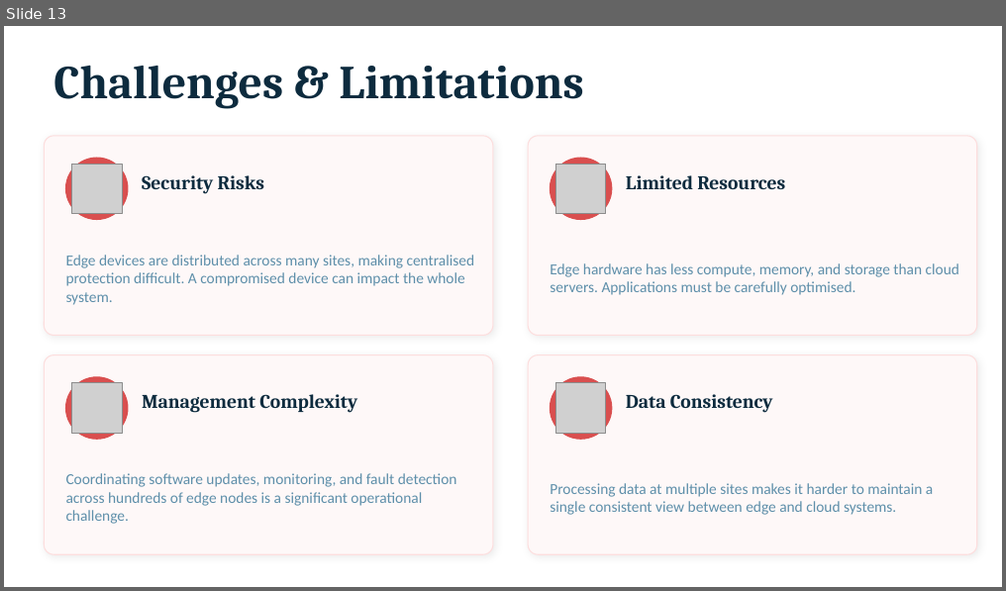
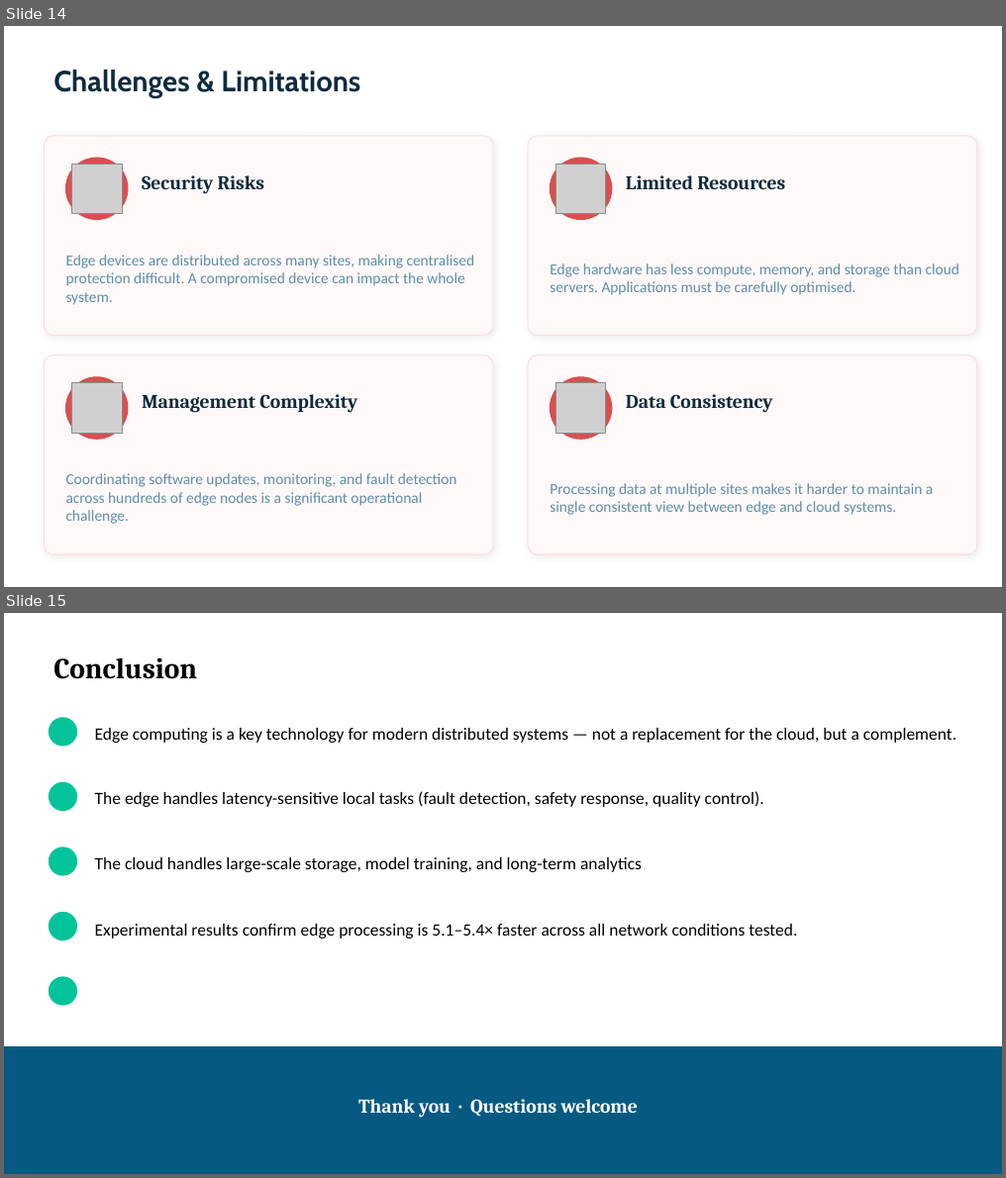
Before and after one commit to sohan2961/SS2026_ICS_Team_A5, a slide deck: Presentation/Edge_Computing_in_Industrial_Communication.pptx. Shown one above the other, each under a label of ours: slide 13 before the commit, slides 14 and 15 after it. The pictures are 1006x591 and 1006x1178 pixels, drawn with LibreOffice and Linux fonts; fonts in the diff are those of the drawing; grey boxes stand for pictures. Boxes give left, top, right and bottom in pixels: in the first picture for what was removed or moved away, otherwise in the second. Text is boxed around its words. In the diff, an @@ line names an element or a change of style, - is before the commit and + after.

Commit message:
Update Edge Computing PPTX

```diff
--- a/Presentation/Edge_Computing_in_Industrial_Communication.pptx
+++ b/Presentation/Edge_Computing_in_Industrial_Communication.pptx
@@ slide 15 added at [4,613,1002,1174], background #FFFFFF @@
@@ text added at [54,658,197,679], 28 pt, text #000000, bold @@
+Conclusion
@@ ellipse added at [49,718,76,746], fill #02C39A, outline #02C39A 1 pt @@
@@ text added at [95,728,956,743], 16.7 pt, text #000000 @@
+Edge computing is a key technology for modern distributed systems — not a replacement for the cloud, but a complement.
@@ ellipse added at [49,783,76,811], fill #02C39A, outline #02C39A 1 pt @@
@@ text added at [95,791,764,807], 16.7 pt, text #000000 @@
+The edge handles latency-sensitive local tasks (fault detection, safety response, quality control).
@@ ellipse added at [49,848,76,875], fill #02C39A, outline #02C39A 1 pt @@
@@ text added at [95,858,647,872], 16.7 pt, text #000000 @@
+The cloud handles large-scale storage, model training, and long-term analytics.
@@ ellipse added at [49,912,76,940], fill #02C39A, outline #02C39A 1 pt @@
@@ text added at [95,924,797,939], 16.7 pt, text #000000 @@
+Experimental results confirm edge processing is 5.1–5.4× faster across all network conditions tested.
@@ ellipse added at [49,977,76,1005], fill #02C39A, outline #02C39A 1 pt @@
@@ rectangle added at [4,1048,1002,1174], fill #065A82, outline #065A82 1 pt @@
@@ text added at [358,1099,638,1118], 18.7 pt, text #FFFFFF, bold @@
+Thank you · Questions welcome
@@ what was slide 13 is now slide 14 @@
@@ slide 14 changed as well @@
@@ text "Challenges & Limitations" at [54,70,360,98]: size 45.3 to 28 pt, font Cambria to Cabin @@
```
Also in this commit, not shown: 11 other slides changed, 2 other slides added, 1 slide removed, 2 other files.
